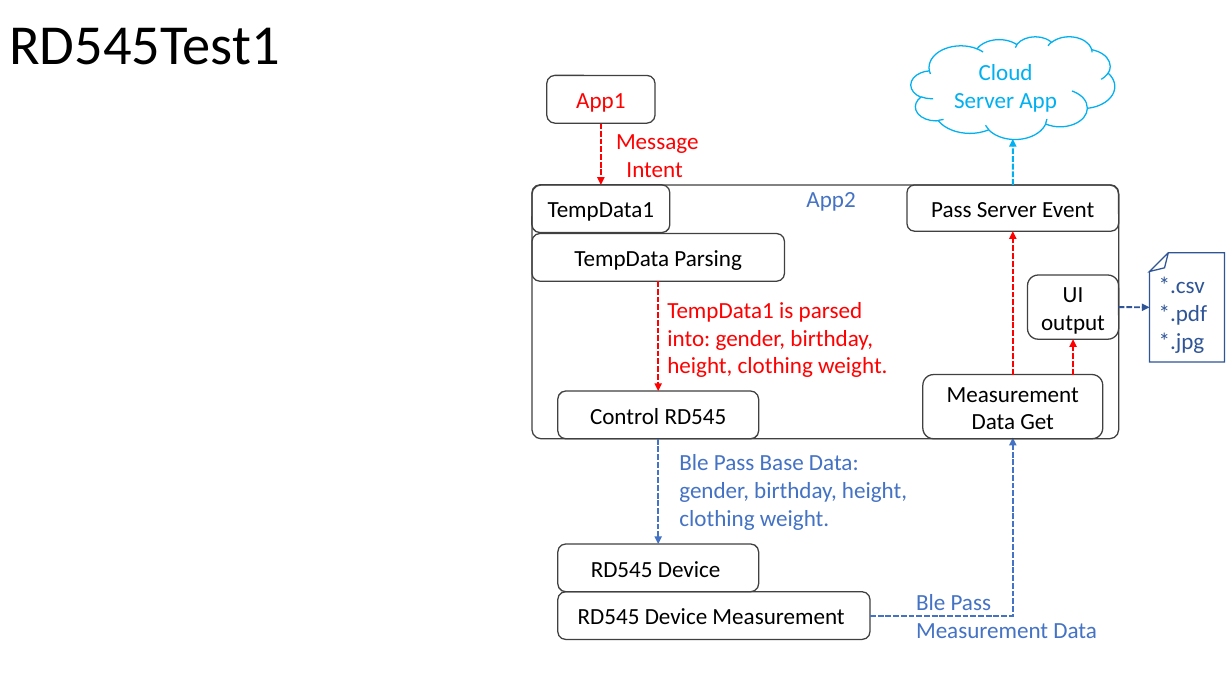
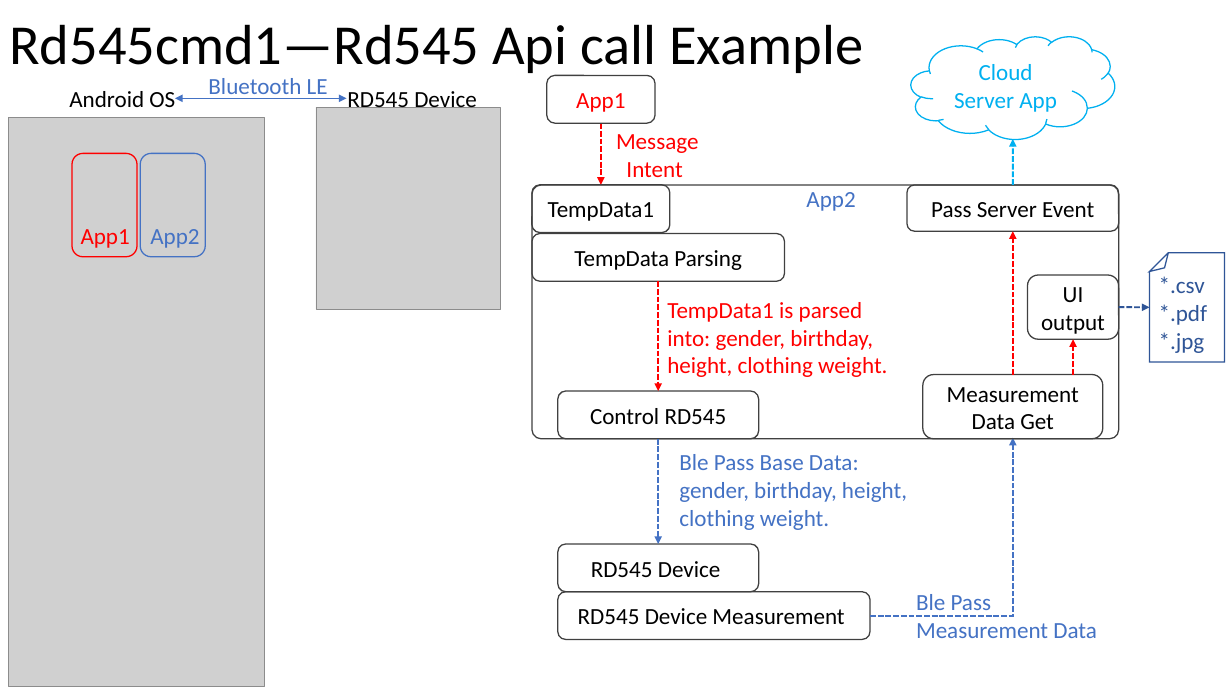
Before and after one commit to Chen-Wi-Ki/QRcode_RD545_System, a slide deck: slide 4 of Teach.pptx. Drawn at 1232x693 pixels with LibreOffice and Linux fonts; fonts in the diff are those of the drawing; grey boxes stand for pictures. Boxes give left, top, right and bottom in pixels: in the first picture for what was removed or moved away, otherwise in the second. Text is boxed around its words. In the diff, an @@ line names an element or a change of style, - is before the commit and + after.

```diff
--- a/Teach.pptx
+++ b/Teach.pptx
@@ title at <box>9,24,863,78</box>: text changed @@
-RD545Test1
+Rd545cmd1—Rd545 Api call Example
@@ text added at <box>208,78,328,99</box>, 18 pt, text #4472C4 @@
+Bluetooth LE
@@ picture added at <box>9,118,265,687</box> @@
@@ text added at <box>69,91,477,113</box>, 18 pt, text #000000 @@
+Android OS RD545 Device
@@ double arrow added from (175, 98) to (347, 98), #4472C4 0.5 pt @@
@@ picture added at <box>316,107,501,309</box> @@
@@ rounded rectangle added at <box>72,153,137,257</box>, outline #FF0000 1 pt @@
@@ rounded rectangle added at <box>140,153,205,257</box>, outline #4472C4 1 pt @@
@@ text added at <box>81,229,130,248</box>, 18 pt, text #FF0000 @@
+App1
@@ text added at <box>150,229,199,248</box>, 18 pt, text #4472C4 @@
+App2
```
Also in this commit, not shown: 1 other slide changed.
